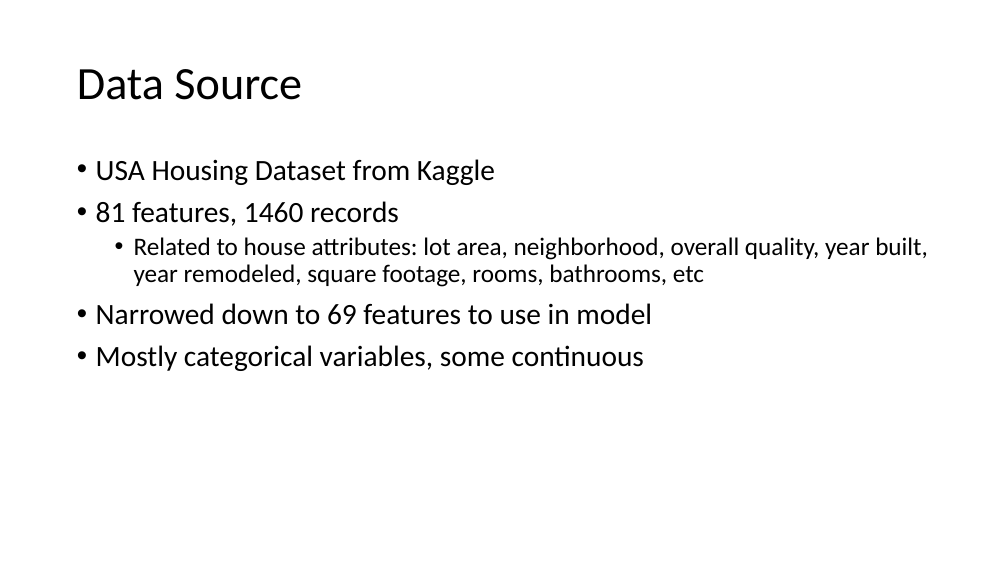
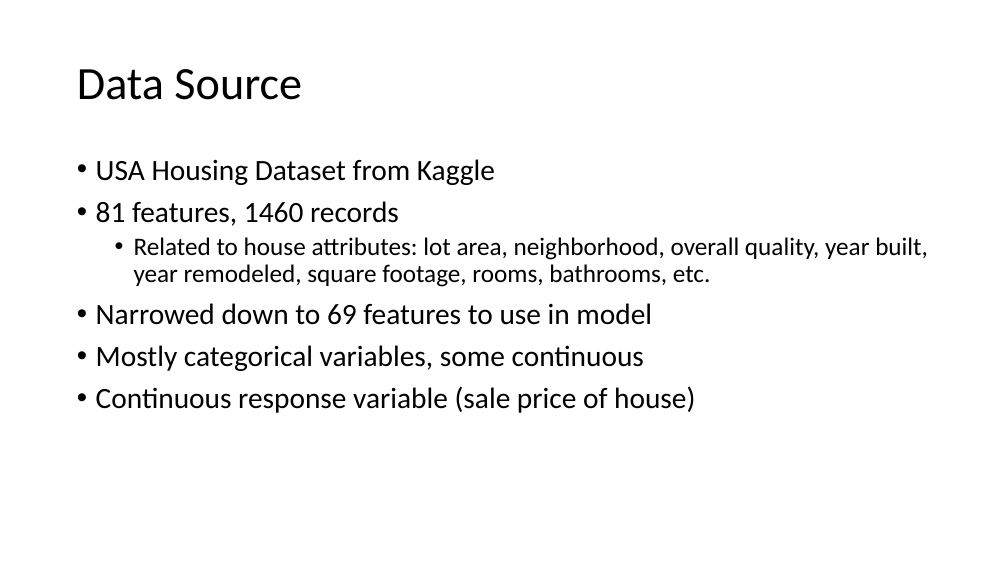
Before and after one commit to simrankota/comp4442_finalproject, a slide deck: slide 2 of skeleton_deck.pptx. Drawn at 1008x567 pixels with LibreOffice and Linux fonts; fonts in the diff are those of the drawing. Boxes give left, top, right and bottom in pixels: in the first picture for what was removed or moved away, otherwise in the second. Text is boxed around its words. In the diff, an @@ line names an element or a change of style, - is before the commit and + after.

Commit message:
Update skeleton_deck.pptx
added some text

```diff
--- a/skeleton_deck.pptx
+++ b/skeleton_deck.pptx
@@ text at (134, 237, 928, 287): text changed @@
-  • Related to house attributes: lot area, neighborhood, overall quality, year built, year remodeled, square footage, rooms, bathrooms, etc
+  • Related to house attributes: lot area, neighborhood, overall quality, year built, year remodeled, square footage, rooms, bathrooms, etc.
@@ text at (96, 386, 695, 413): paragraph added @@
+• Continuous response variable (sale price of house)
```
Also in this commit, not shown: 2 other slides changed.
